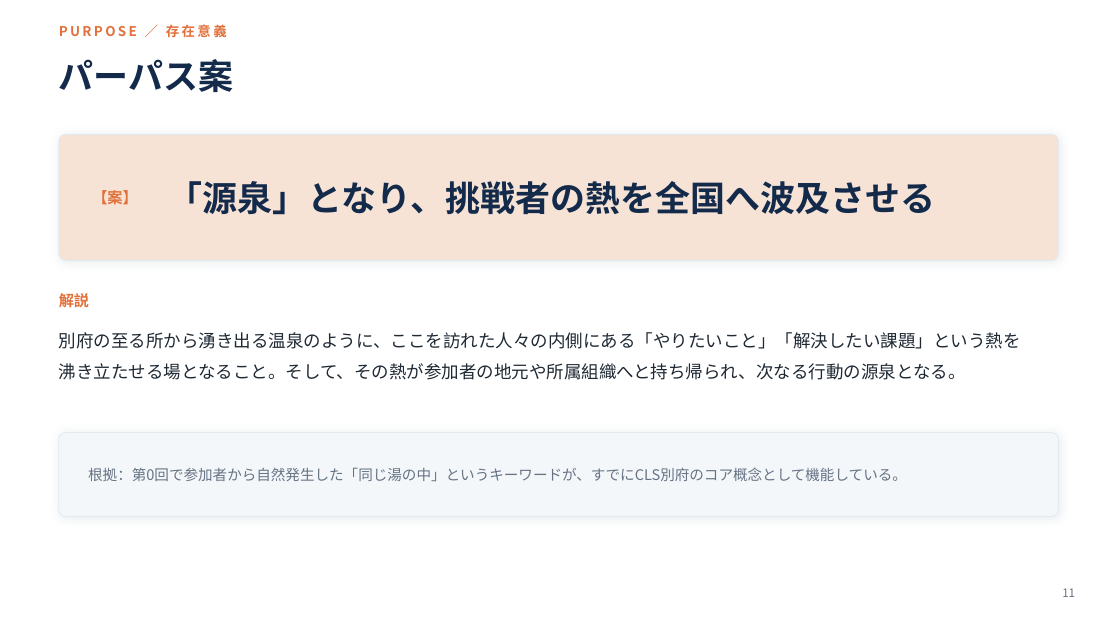
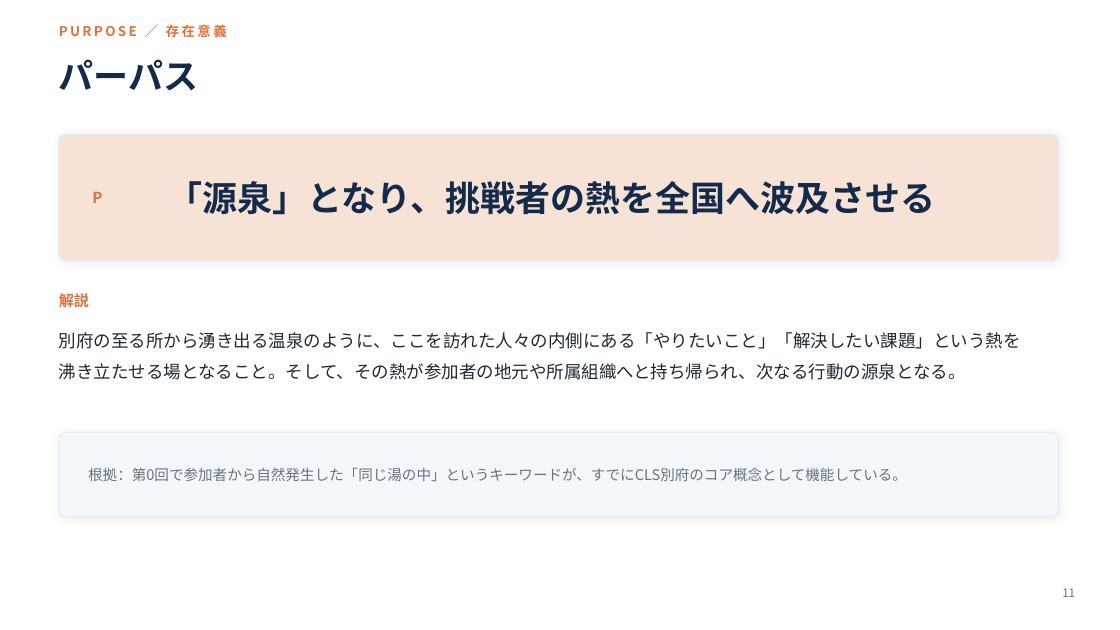
Before and after one commit to RyoWakabayashi/cls-beppu, a slide deck: slide 11 of docs/meetings/20260816/CLS別府第2回企画立案.pptx. Drawn at 1120x630 pixels with LibreOffice and Linux fonts; fonts in the diff are those of the drawing. Boxes give left, top, right and bottom in pixels: in the first picture for what was removed or moved away, otherwise in the second. Text is boxed around its words. In the diff, an @@ line names an element or a change of style, - is before the commit and + after.

```diff
--- a/docs/meetings/20260816/CLS別府第2回企画立案.pptx
+++ b/docs/meetings/20260816/CLS別府第2回企画立案.pptx
@@ text at <box>59,59,199,91</box>: text changed @@
-パーパス案
+パーパス
@@ text at <box>92,192,102,203</box>: text changed @@
-【案】
+P
```
Also in this commit, not shown: 11 other slides changed, 1 slide added, 2 other files.
